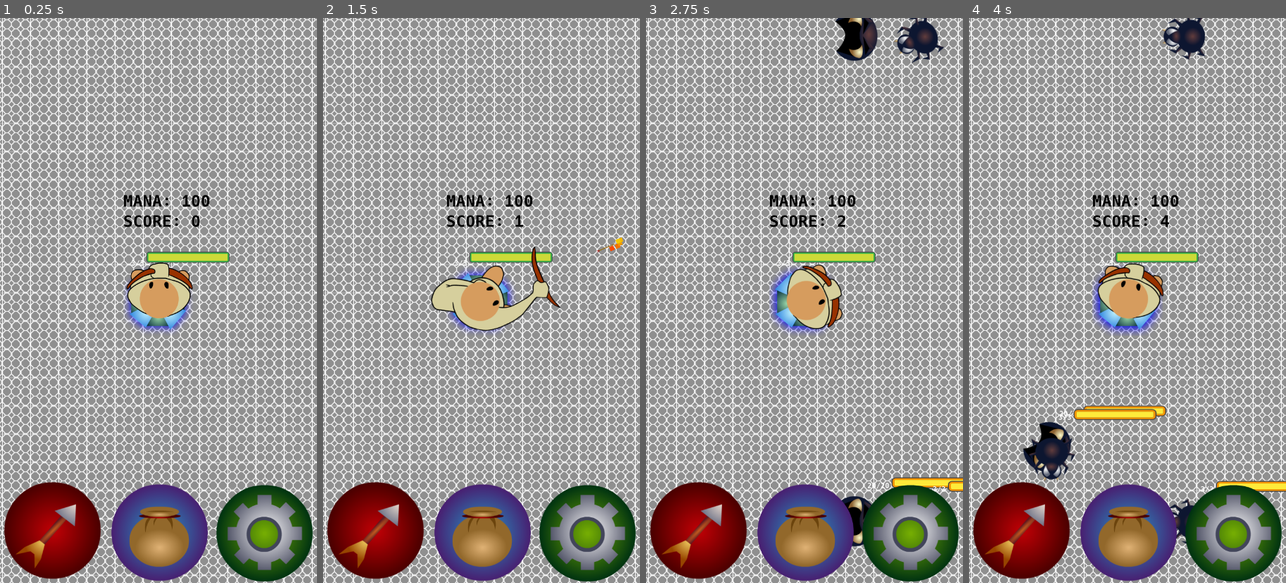
Above: before the commit, frames 1-4 (left to right).
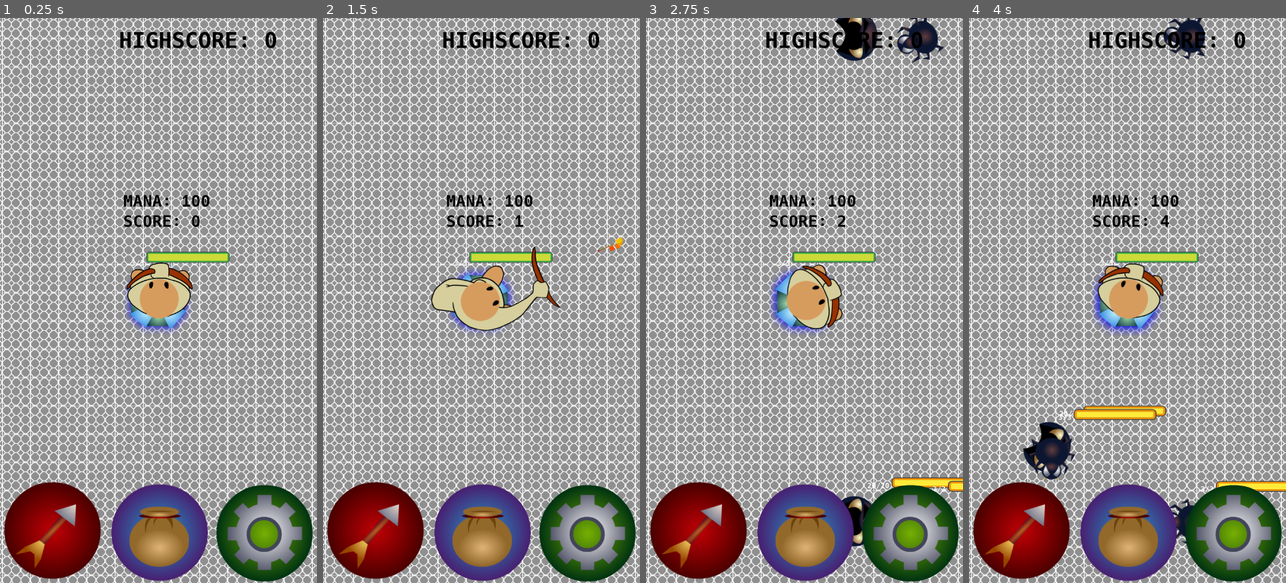
Above: after the commit, the same moments.

Repository: algch/BounceBunny
Game: Godot game, scene res://main.tscn
The game is run twice, just before and just after one commit, with the same random seed, the same clock (stepped at 60 frames per second) and the same inputs.
Inputs (mouse positions are in pixels of both pictures, inside the frame that each line leads up to):
- Up to frame 1 (0.25 s): no input
- Up to frame 2 (1.5 s): move the mouse to (551, 272) at 0.52 s; press the mouse at (551, 272) at 0.53 s; move the mouse to (418, 328) at 1.27 s; release the mouse at (418, 328) at 1.28 s; click (418, 328) at 1.35 s
- Up to frame 3 (2.75 s): move the mouse to (836, 176) at 2.02 s; press the mouse at (836, 176) at 2.03 s
- Up to frame 4 (4 s): move the mouse to (1111, 413) at 2.77 s; release the mouse at (1111, 413) at 2.78 s; click (1111, 413) at 2.85 s; move the mouse to (1222, 385) at 3.52 s; press the mouse at (1222, 385) at 3.53 s

The runs differ from the first frame. In frame 1, 0.7% of the frame differs, in the area x 37-88%, y 2-6%; in frame 2, 0.7%; in frame 3, 0.6%; in frame 4, 0.7%.

Commit message:
added highscore

Diff:
--- a/engine/main.gd
+++ b/engine/main.gd
@@ -22,7 +22,16 @@
 var MAX_SPIDER_DAMAGE = INITIAL_MAX_SPIDER_DAMAGE
 var MAX_SPIDER_HEALTH = INITIAL_MAX_SPIDER_HEALTH
 
+var savegame = File.new()
+var save_path = 'user://savegame.save'
+var initial_save_date = {'highscore': 0}
+
 onready var plants_graph = {}
+
+func create_save():
+	savegame.open(save_path, File.WRITE)
+	savegame.store_var(initial_save_date)
+	savegame.close()
 
 func increaseScore():
 	score += 1
@@ -73,6 +82,18 @@
 	var node_id = node.get_instance_id()
 	return plants_graph[node_id].values() if node_id in plants_graph else []
 
+func getHighScore():
+	savegame.open(save_path, File.READ)
+	var save_data = savegame.get_var()
+	savegame.close()
+	return save_data['highscore']
+
+func setHighScore(val):
+	var save_data= {'highscore': val}
+	savegame.open(save_path, File.WRITE)
+	savegame.store_var(save_data)
+	savegame.close()
+
 func gameOver():
 	GAME_OVER = true
 	$player/pauseScreen.visible = true
@@ -82,5 +103,12 @@
 	$player/quit.visible = true
 	$player/quit.set_process(true)
 
+	if getHighScore() < score:
+		setHighScore(score)
+
 func _ready():
 	randomize()
+	if not savegame.file_exists(save_path):
+		print('created save data')
+		create_save()
+	$player/highScore.set_text('HIGHSCORE: ' + str(getHighScore()))
--- a/player/player.tscn
+++ b/player/player.tscn
@@ -104,6 +104,10 @@
 [sub_resource type="CircleShape2D" id=9]
 radius = 110.0
 
+[sub_resource type="DynamicFont" id=10]
+size = 50
+font_data = ExtResource( 48 )
+
 [node name="player" type="Position2D"]
 z_index = 1
 script = ExtResource( 1 )
@@ -191,6 +195,14 @@
 normal = ExtResource( 54 )
 shape = SubResource( 9 )
 action = "quit"
+
+[node name="highScore" type="Label" parent="."]
+margin_left = -90.2951
+margin_top = -618.934
+margin_right = 86.7049
+margin_bottom = -546.934
+custom_fonts/font = SubResource( 10 )
+custom_colors/font_color = Color( 0, 0, 0, 1 )
 [connection signal="animation_finished" from="animation" to="." method="_on_animation_finished"]
 [connection signal="released" from="bow" to="." method="_on_bow_released"]
 [connection signal="released" from="seed" to="." method="_on_seed_released"]
Not shown: 1 places in player/player.tscn that only renumber resources
